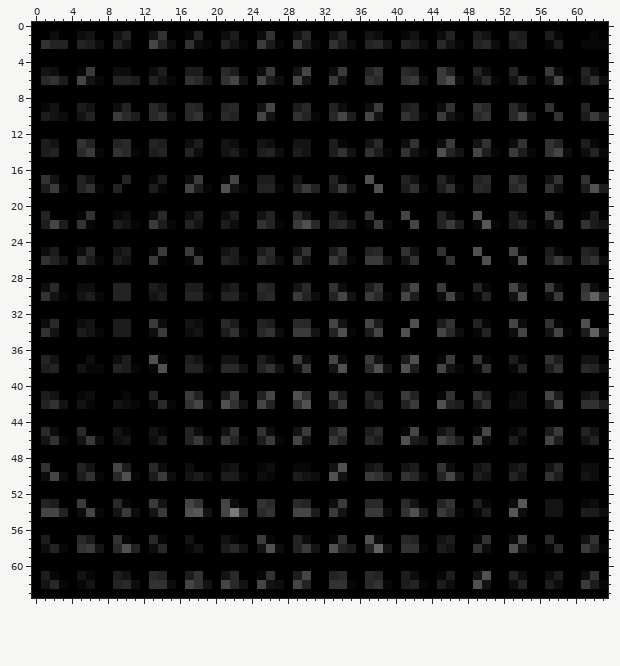
Two versions of one pixel-art sprite, BonusAssignment/BonusData/Visualize_Train/img_4.png. Above is the file before it was changed.
The file is 64x64 pixels. Colours within 5 levels of each other are drawn and written as one.
The result:
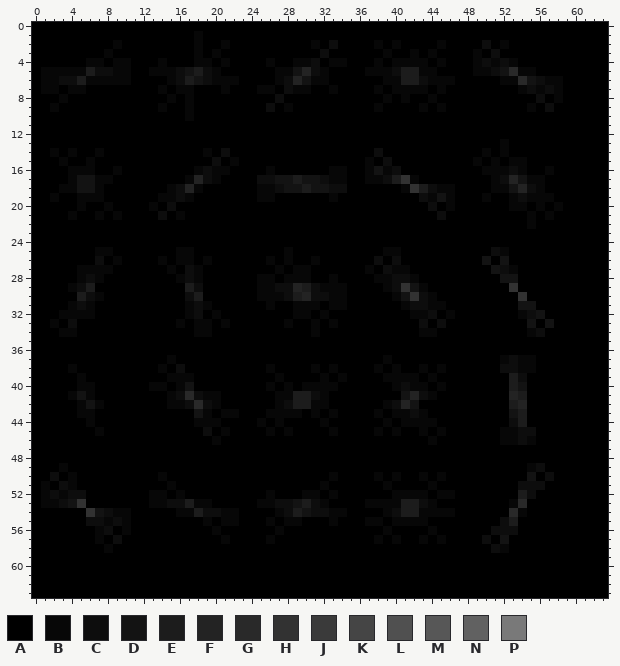
Palette (. is transparent): A #000000  B #070707  C #0d0d0d  D #131313  E #1c1c1c  F #232323  G #292929  H #323232  J #3a3a3a  K #454545  L #505050  M #575757  N #616161  P #797979
Edits made:
Changed rows in their new state; - is an unchanged pixel.
first column x 1:
 1 -A--AA--AA--AA--AB--AA--AA--AA--AA--AA--AA--AA--AA--AA--AA---A-
 2 AAA-AAA-BA--AAA-ABA-BAA-AAA-AA--CAA-ABABAAA-BAA-ACABAA--AA--AAA
 3 -------B---------B-B-----------C------B--B-B----B-C------------
 4 -----BB-BB---B---BB-B----B--BBC-BB---B-BBBB-B---BCBCB----------
 5 BBBB-ECCBB--BBBCD-CBAA--AABB-FCBAA--BBBCEEBBAA--BBCDGBB-AA--AA-
 6 BBCCEB-BBBA-AA-CEDCBBBA-AABCF-BBAA--AABBEE-BBBA-AAABBGDCBBA-AAA
 7 BB-BB--------B-BB---B---BB-CBB--B----B-BBBB-B--------BCBCB-----
 8 --B-----------B-B---------C-----------B-B--B-----------C-B-----
 9 AB--AA--AA--AB--BA--AA--AC-BAA--AA--AB--AAB-BA--AA--AAB-C---A--
10 AAA-AA--AAA-AAA-BAA-AA--AA--AAA-AAA-AA--AAA-AAA-AA--AAA--A--AAA
13 AA--AA--AA--AA--AA--AA--AA--AA--AA--AA--AA--AA--AA-BAA--AA--AA-
14 AB-BAA--AAA-AA--AAB-CAA-AAA-AA--AAA-ACA-AAA-AAA-ABABAAA-AAA-AAA
15 --B--B-------------C-B--------------B-C---------B-B-BB---------
16 ---BBB--B--------BCBB----B------BB--BDBC---------BBBCB--B------
17 AA-BD-BB-A--AA--BFCBAA--CCDDEDDCB---BBCEHB--AA--AABCFDBBAA--A--
18 AA-BDD--A---AABCFBA-AAA-BBCDDEDDCCA--A--B-ECBBA-AABBDFCBAA--AAA
19 -B--BBB------BBCB-------BB------B---------CBDB---B--BCBBB------
20 ----B--B----B-C----------------------------C-B------BB-B-B-----
21 A--BAAB--A--AC-BAA--AA--AA--AA--AA--A---A---CA--A---AAB-BA--AA-
22 AAA-AA--AAA-AAA-AA--AA--AAA-AAA-AAA-AAA--A--AAA-AAA-AA--AA--AAA
25 AA--AABBAA--AA-BBA--AA--AA-BAA--AA--AABBAA--A---A-CBAA--AA--AA-
26 AAA-AAC-BA--A--B-AB-AAA-ABABAAB-AAA-ACACAA---A---D-DAA--AAA-AAA
27 ----BBBB------B-CB--------B-BB------B-CBB---------DCB----------
28 ----BCB--------BCB------BB-BBB--B----BBCCB---------DD----------
29 AA-B-E--AA--AA---C--AA--BBCCFECBBB--AABCHDB-A---AA--HA--AA--AA-
30 AAA-EC--AA--AA--CEA-AAA-BBBCE--CBBA-AAABDHCBAAA-AA--AH--AA--AAA
31 ---BCB----------BCB------B--BBB-BB------BCCBB--------DD--------
32 --BBBB----------BC-B--------BB-B---------BBC-B-------BCD-------
33 AB-CAA--AA--AA-BABB-BA--AA-BAAB-BA--AA---AC-CA--AA--AAD-DA--A--
34 AABBAAA-AA--AA--ABB-AAA-AAA-AAB-AAA-AA--A-BBAAA-AA--AABCAAA-AAA
37 AA---A--AA--AAB-AA--AA--AA--AA--AA--AAB-AA--AA--AA-BC-B-AA--AA-
38 AA-BAAA-AAA-AB-CAAA-AAA-ABA-AAB-BA--ABABAAB-BAA-AA-CCBB-AA--AAA
39 ----B---------BBB---------B----B-B----BBBB-B--------EC---------
40 ----BB------BB-BD--------B-B-BBBB------BCBB-B-------ED---------
41 AA-BDB---A--A-BCGCBBAA--AABBEECBAA--AA--D-CBAA--AA--FE--AA--AA-
42 AAA-BDB-AAA-AA-BCG-BAAA-AABCEEBBAA--AABC-D--AAA-AA--EF--AA--AAA
43 ----BB-----------DB-BB---BBBB-B-B----B-BBCB---------DE---------
44 -----B-----------BBB----B-B----B------B-BBBB--------CE---------
45 AA--A-B-AA--AA--AAC-BA--AB-BAA--BA--AB-BAAB-BA--AA-B-CC-AA--AA-
46 AAA-AAA-AA--AA--AAABAAA-AAA-AA--AA--AA--AAABAAA-AA-BBCB-AA--AA-
49 A-B-AA--AA--AA--A---AA--AA--AA--AA--AA--AA--AA--AA--AABCAA--AA-
50 ACABAAA-AAA-ABA-AAA-AAA-AA--AAA-BA--ABABAAB-BAA-AA--AAD-CA--AA-
51 B-CB----------B----------------B------B----B---------CCC-------
52 BCBCC-------BB-B---------B---BB-B------BBBB-BB-------EC--------
53 BBCDH---AA--BBCCEBB-AA--BBCCDECBAA--BBBBEECBAA--AA--BG--AA--AA-
54 AAA-AHDCBBA-AA-BBECCBBA-AABCEDCCBB--AABCEEBBBBA-AA--GB--AA--AAA
55 -----CCBCB--------B-BB---B-BB---B---BB-BBBB--------CE----------
56 ------BC-B---------B------B-----------B----B------CCC----------
57 A---AAB-CA--AA--A---BA--A---AA--AA--AB-BAAB-BA--AC-DAA--A---AA-
58 AAA-AAABAAA-AA--AA--AAA-AAA-AAA-AAA-AAA-AAA-AA--AACBAAA-AA--AAA
61 AA--AA--AA--AA--AA--AA--AA--AA--AA--AA--AA--AA--AA--AA--AA--AA-
62 AAA-AA--AAA-AAA-AAA-AAA-AAA-AA--AAA-AAA-AAA-AA--AA--AA--AA--AAA
Changed places in both pictures, as pixel boxes (x1, y1, x2, y2):
changed: (41, 31, 608, 589)
